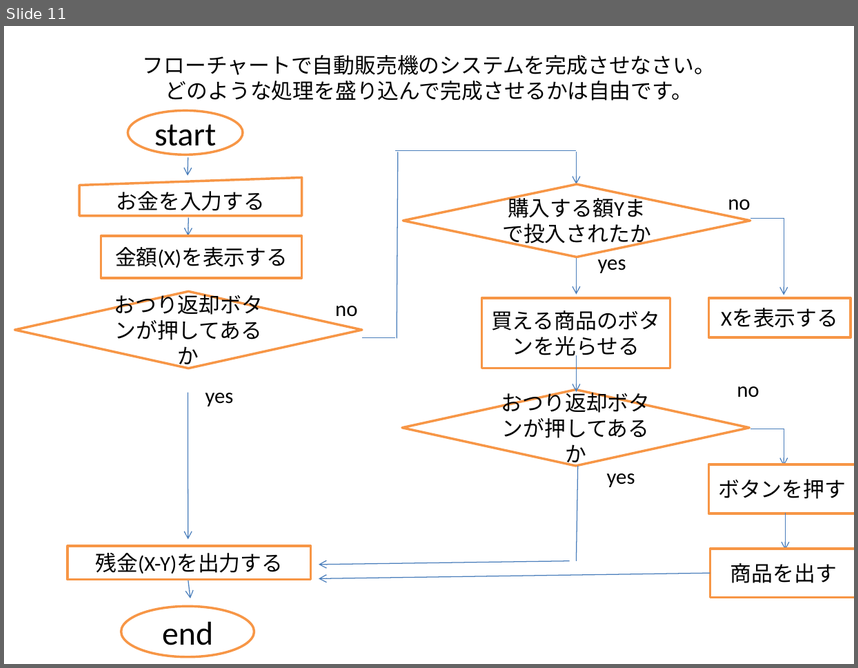
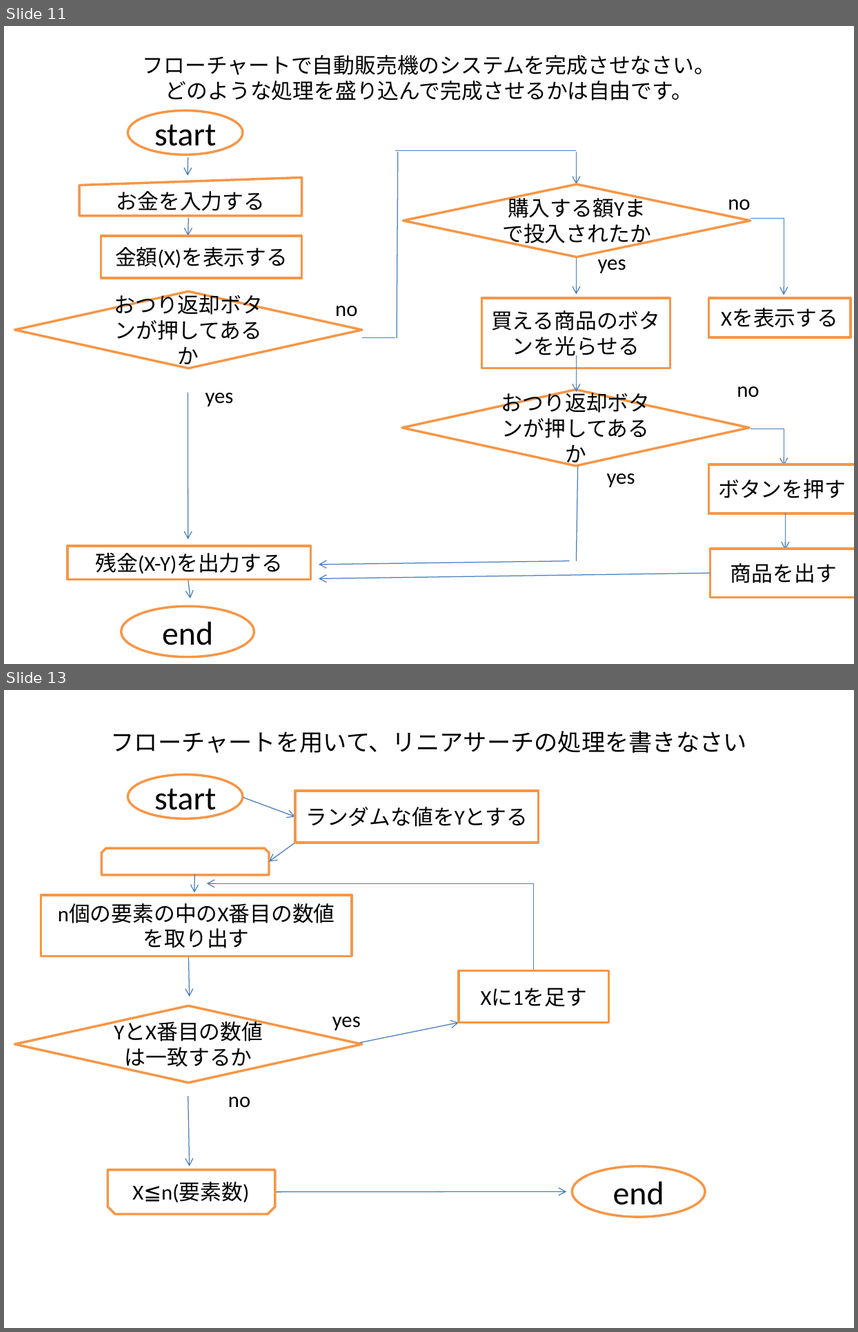
Before and after one commit to kg1camp/camp, a slide deck: CampChallenge_PHP/000.座学/kadai.pptx. Shown one above the other, each under a label of ours: slide 11 before the commit, slides 11 and 13 after it; the slides between them are not shown. The pictures are 858x668 and 858x1332 pixels, drawn with LibreOffice and Linux fonts; fonts in the diff are those of the drawing. Boxes give left, top, right and bottom in pixels: in the first picture for what was removed or moved away, otherwise in the second. Text is boxed around its words. In the diff, an @@ line names an element or a change of style, - is before the commit and + after.

Commit message:
リニアサーチ フローチャート

```diff
--- a/CampChallenge_PHP/000.座学/kadai.pptx
+++ b/CampChallenge_PHP/000.座学/kadai.pptx
@@ slide 13 added at (4,690,854,1328), background #FFFFFF @@
@@ title added at (111,731,747,753), 20 pt, text #000000 @@
+フローチャートを用いて、リニアサーチの処理を書きなさい
@@ ellipse added at (128,774,243,818), fill #FFFFFF, outline #F79646 2 pt, 28 pt, text #000000 @@
+start
@@ rectangle added at (296,790,539,842), fill #FFFFFF, outline #F79646 2 pt, 18 pt, text #000000 @@
+ランダムな値をYとする
@@ arrow added from (243, 797) to (296, 817), #4B7EBC 0.75 pt @@
@@ snip same rect added at (102,848,269,874), fill #FFFFFF, outline #F79646 2 pt @@
@@ arrow added from (296, 842) to (269, 862), #4B7EBC 0.75 pt @@
@@ arrow added from (194, 874) to (194, 892), #4B7EBC 0.75 pt @@
@@ rectangle added at (41,895,352,956), fill #FFFFFF, outline #F79646 2 pt, 18 pt, text #000000 @@
+n個の要素の中のX番目の数値を取り出す
@@ arrow added from (534, 883) to (207, 883), #4B7EBC 0.75 pt @@
@@ line added from (534, 883) to (534, 972), #4B7EBC 0.75 pt @@
@@ arrow added from (188, 950) to (190, 996), #4B7EBC 0.75 pt @@
@@ rectangle added at (459,971,609,1023), fill #FFFFFF, outline #F79646 2 pt, 18 pt, text #000000 @@
+Xに1を足す
@@ diamond added at (15,1005,363,1082), fill #FFFFFF, outline #F79646 2 pt, 18 pt, text #000000 @@
+YとX番目の数値は一致するか
@@ text added at (332,1016,361,1030), 18 pt, text #000000 @@
+yes
@@ arrow added from (360, 1043) to (459, 1023), #4B7EBC 0.75 pt @@
@@ arrow added from (188, 1096) to (190, 1166), #4B7EBC 0.75 pt @@
@@ text added at (228,1096,250,1107), 18 pt, text #000000 @@
+no
@@ snip same rect added at (107,1170,275,1214), fill #FFFFFF, outline #F79646 2 pt @@
@@ text added at (132,1181,250,1202), 18 pt, text #000000 @@
+X≦n(要素数)
@@ ellipse added at (572,1166,705,1217), fill #FFFFFF, outline #F79646 2 pt, 28 pt, text #000000 @@
+end
@@ arrow added from (274, 1192) to (567, 1192), #4B7EBC 0.75 pt @@
```
Also in this commit, not shown: 1 other slide added.
